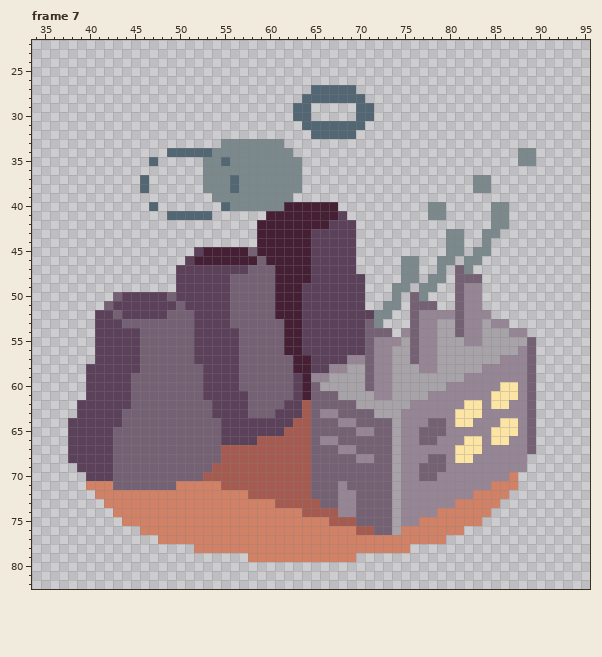
Two states of a pixel-art file, assets/aseprite/facilities.aseprite. The first picture shows the starting point.
128x128 pixels, 8 frames. Shown: frame 7: x 34..95, y 22..82. The commit also changed other frames, which this record leaves out.
Once edited:
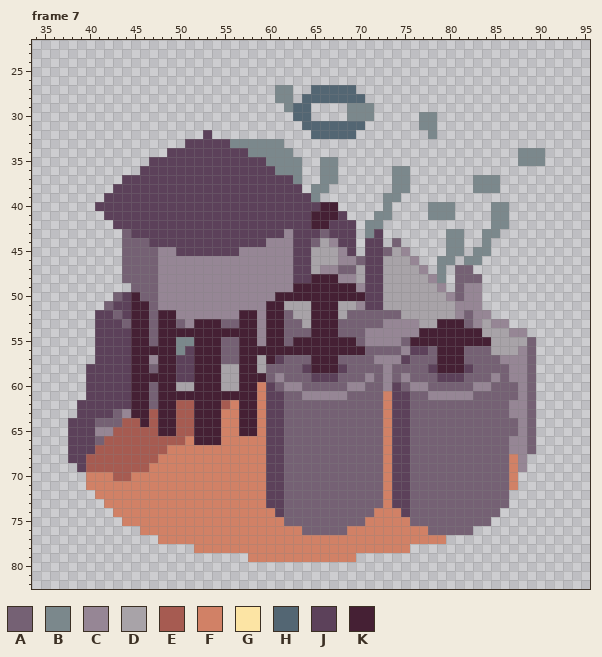
Palette (. is transparent): A #756174  B #7b888c  C #968695  D #a8a3a8  E #a65b51  F #d18166  G #fce4a4  H #536673  J #5c415a  K #452034
The edit:
layer "CoalPlantFlat/CoalPlantEnd" now shown
layer "WorkshopFlat/WorkshopStart" now shown
layer "WorkshopFlat/WorkshopEnd" now shown
layer "CanneryFlat/CanneryStart" now shown
layer "CanneryFlat/CanneryEnd" now shown
layer "WaterPumpFlat/AnimStart" now shown
layer "WaterPumpFlat/AnimOn" now shown
layer "WaterPumpFlat/AnimEnd" now shown
--- frame 7
@@ x 34..95 @@
 26 ..............................................................
-27 ...............................HHHHH..........................
-28 ..............................HHHHHHH.........................
-29 .............................HH.....HH........................
-30 .............................HH.....HH........................
-31 ..............................HHHHHHH.........................
-32 ...............................HHHHH..........................
-33 .....................BBBBBBB..................................
-34 ...............HHHHHBBBBBBBBB.........................BB......
-35 .............H.....BBHBBBBBBBB........................BB......
-36 ...................BBBBBBBBBBB................................
-37 ............H......BBBHBBBBBBB...................BB...........
-38 ............H......BBBHBBBBBBB...................BB...........
-39 ....................BBBBBBBBB.................................
-40 .............H.......HBBBBBBKKKKKK..........BB.....BB.........
-41 ...............HHHHH......KKKKKKKKJ.........BB.....BB.........
-42 .........................KKKKKKKKJJJ...............BB.........
-43 .........................KKKKKKJJJJJ..........BB..BB..........
-44 .........................KKKKKKJJJJJ..........BB..B...........
-45 ..................JKKKKKAKKKKKKJJJJJ..........BB.BB...........
-46 .................JKKKKKKKAKKKKKJJJJJ.....BB..BB.BB............
-47 ................JJJJJJJJAAAKKKKJJJJJ.....BB..B.AB.............
-48 ................JJJJJJAAAAAKKKKJJJJJJ....BB.BB.AAA............
-49 ................JJJJJJAAAAAKKKJJJJJJJ...BB.BB..ACC............
-50 .........AJJJJJAJJJJJJAAAAAKKKJJJJJJJ...B.AB...ACC............
-51 ........AJJJJJJJAJJJJJAAAAAKKKJJJJJJJ..BB.AAA..ACC............
-52 .......JJAJJJJJAAAJJJJAAAAAKKKJJJJJJJJBB..ACCCCACCC...........
-53 .......JJJAAAAAAAAJJJJAAAAAAKKJJJJJJJAB...ACCDDACCDCC.........
-54 .......JJJJJAAAAAAJJJJJAAAAAKKJJJJJJJAAA.CACCDDACCDDDCC.......
-55 .......JJJJJAAAAAAJJJJJAAAAAKKJJJJJJJACCCDACCDDDCCDDDDDA......
-56 .......JJJJJAAAAAAJJJJJAAAAAKKJJJJJJJACCDDACCDDDDDDDDDCA......
-57 .......JJJJJAAAAAAJJJJJAAAAAAKKJJJJCCACCDDACCDDDDDDDCCCA......
-58 ......JJJJJJAAAAAAAJJJJAAAAAAKKJJCCDDACCDDDCCDDDDDCCCCCA......
-59 ......JJJJJAAAAAAAAJJJJAAAAAAJKCCDDDDACCDDDDDDDDCCCCCCCA......
-60 ......JJJJJAAAAAAAAJJJJAAAAAAJKADDDDDACCDDDDDDCCCCCCGGCA......
-61 ......JJJJJAAAAAAAAJJJJJAAAAAJKAAADDDDCCDDDDCCCCCCCGGGCA......
-62 .....JJJJJJAAAAAAAAAJJJJAAAAJJEAAAAADDDDDDCCCCCCGGCGGCCA......
-63 .....JJJJJAAAAAAAAAAJJJJAAAJJJEACCAAAADDDCCCCCCGGGCCCCCA......
-64 ....JJJJJJAAAAAAAAAAAJJJJJJJJEEAAACCAAAADCCCAACGGCCCGGCA......
-65 ....JJJJJAAAAAAAAAAAAJJJJJJJEEEAAAAACCAADCCAAACCCCCGGGCA......
-66 ....JJJJJAAAAAAAAAAAAJJJJEEEEEEACCAAAAAADCCAACCCGGCGGCCA......
-67 ....JJJJJAAAAAAAAAAAAEEEEEEEEEEAAACCAAAADCCCCCCGGGCCCCCA......
-68 ....JJJJJAAAAAAAAAAAAEEEEEEEEEEAAAAACCAADCCCAACGGCCCCCC.......
-69 .....JJJJAAAAAAAAAAAEEEEEEEEEEEAAAAAAAAADCCAAACCCCCCCCC.......
-70 ......JJJAAAAAAAAAAEEEEEEEEEEEEAAAAAAAAADCCAACCCCCCCCF........
-71 ......FFFAAAAAAAFFFFFEEEEEEEEEEAAACAAAAADCCCCCCCCCCFFF........
-72 .......FFFFFFFFFFFFFFFFFEEEEEEEAAACCAAAADCCCCCCCCFFFF.........
-73 ........FFFFFFFFFFFFFFFFFFFEEEEEAACCAAAADCCCCCCFFFFF..........
-74 .........FFFFFFFFFFFFFFFFFFFFFEEEECCAAAADCCCCFFFFFF...........
-75 ..........FFFFFFFFFFFFFFFFFFFFFFFEEEAAAADCCFFFFFFF............
-76 ............FFFFFFFFFFFFFFFFFFFFFFFFEEAADFFFFFFF..............
+27 ...........................BB..HHHHH..........................
+28 ...........................BB.HHHHHHH.........................
+29 ............................BHH....BBB........................
+30 .............................HH....BBB.....BB.................
+31 ..............................HHHHHHH......BB.................
+32 ...................J...........HHHHH........B.................
+33 .................JJJJJBBBBBB..................................
+34 ...............JJJJJJJJJBBBBB.........................BBB.....
+35 .............JJJJJJJJJJJJJBBBB..BB....................BBB.....
+36 ............JJJJJJJJJJJJJJJBBB..BB......BB....................
+37 ..........JJJJJJJJJJJJJJJJJJJB..BB......BB.......BBB..........
+38 .........JJJJJJJJJJJJJJJJJJJJJ.BB.......BB.......BBB..........
+39 ........JJJJJJJJJJJJJJJJJJJJJJJB.......BB.....................
+40 .......JJJJJJJJJJJJJJJJJJJJJJJJJKK.....B....BBB....BB.........
+41 ........JJJJJJJJJJJJJJJJJJJJJJJKKKJ...BB....BBB....BB.........
+42 .........JJJJJJJJJJJJJJJJJJJJJJKKJJJ.BB............BB.........
+43 ..........AJJJJJJJJJJJJJJJJJCJJJAJJJ.BJ.......BB..BB..........
+44 ..........AAAJJJJJJJJJJJJJCCCJJADCJJ.JJ.A.....BB..B...........
+45 ..........AAAACCJJJJJJJCCCCCCJJDDDCJ.JJADC....BB.BB...........
+46 ..........AAAACCCCCCCCCCCCCCCJJDDDCCAJJDDDC..BB.BB............
+47 ..........AAAACCCCCCCCCCCCCCCJJDCCAADJJDDDDC.B.AA.............
+48 ..........AAAACCCCCCCCCCCCCCCJJKKKCCDJJDDDDDCB.AAA............
+49 ...........AAACCCCCCCCCCCCCCCKKKKKKKCJJDDDDDDC.ACC............
+50 .........AJKAACCCCCCCCCCCCCKKKKKKKKKKJJDDDDDDDCACC............
+51 ........AJJKKACCCCCCCCCCCCKKDDDKKKDDCJJDDDDDDDDCCC............
+52 .......JJAJKKAKKCCCCCCCKKCKKADDKKKDAAAAAADDDDDDCACC...........
+53 .......JJJAKKAKKACKKKAAKKCKKAADKKKAAAAACCCCDDKKKACDCC.........
+54 .......JJJJKKAKKKKKKKKKKKCKKAAAKKKAAACCCCCCKKKKKKKDDDCC.......
+55 .......JJJJKKAKKBBKKKAAKKCKKAKKKKKKKACCCCAKKKKKKKKKDDDDA......
+56 .......JJJJKKKKKBJKKKAAKKKKKKKKKKKKKKAAAACJJAKKKAAADDDCA......
+57 .......JJJJKKCKKJJKKKAAKKDKJAAAKKKAAAACCCJAAAKKKAAAACCCA......
+58 ......JJJJJKKAKKJJKKKDDKKDAAAAJKKKJAAAACAAAAJKKKJAAAACCA......
+59 ......JJJJJKKKKKJJKKKDDKKKACAAAJJJAAACACACAAAJJJAAACACCA......
+60 ......JJJJJKKAKKDDKKKDDKKFJACCAAAAACCAACJACCAAAAACCAAACA......
+61 ......JJJJJKKAKKKKKKKKKKKFJJAACCCCCAAAAFJJAACCCCCAAAAACA......
+62 .....JJJJJJKKAKKEEKKKEFKKFJJAAAAAAAAAAAFJJAAAAAAAAAAACCA......
+63 .....JJJJACKKEKKEEKKKFFKKFJJAAAAAAAAAAAFJJAAAAAAAAAAACCA......
+64 ....JJJAAAEEKEKKEEKKKFFKKFJJAAAAAAAAAAAFJJAAAAAAAAAAAACA......
+65 ....JJJCCEEEEEKKEEKKKFFKKFJJAAAAAAAAAAAFJJAAAAAAAAAAAACA......
+66 ....JJJAEEEEEEEEEFKKKFFFFFJJAAAAAAAAAAAFJJAAAAAAAAAAACCA......
+67 ....JJJEEEEEEEEFFFFFFFFFFFJJAAAAAAAAAAAFJJAAAAAAAAAAACCA......
+68 ....JJEEEEEEEEFFFFFFFFFFFFJJAAAAAAAAAAAFJJAAAAAAAAAAAFC.......
+69 .....JEEEEEEEFFFFFFFFFFFFFJJAAAAAAAAAAAFJJAAAAAAAAAAAFC.......
+70 ......FFFEEFFFFFFFFFFFFFFFJJAAAAAAAAAAAFJJAAAAAAAAAAAF........
+71 ......FFFFFFFFFFFFFFFFFFFFJJAAAAAAAAAAAFJJAAAAAAAAAAAF........
+72 .......FFFFFFFFFFFFFFFFFFFJJAAAAAAAAAAAFJJAAAAAAAAAAA.........
+73 ........FFFFFFFFFFFFFFFFFFJJAAAAAAAAAAAFJJAAAAAAAAAAA.........
+74 .........FFFFFFFFFFFFFFFFFFJAAAAAAAAAAFFFJAAAAAAAAAA..........
+75 ..........FFFFFFFFFFFFFFFFFFAAAAAAAAAFFFFFAAAAAAAAA...........
+76 ............FFFFFFFFFFFFFFFFFFAAAAAFFFFFFFFFAAAAA.............
 77 ..............FFFFFFFFFFFFFFFFFFFFFFFFFFFFFFFF................
Where, in picture pixels (left, top, right, bottom), the same in both pictures:
changed: (86, 85, 545, 535)
